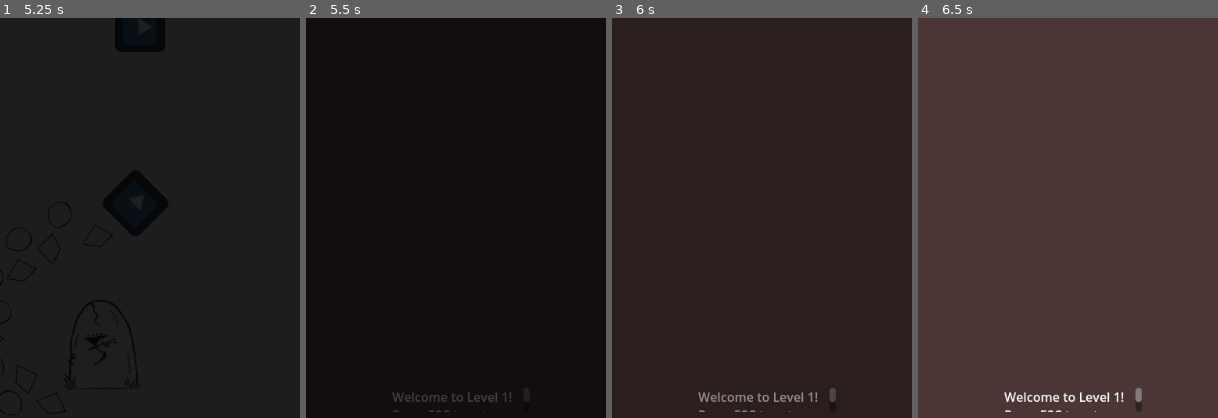
Above: before the commit, frames 1-4 (left to right).
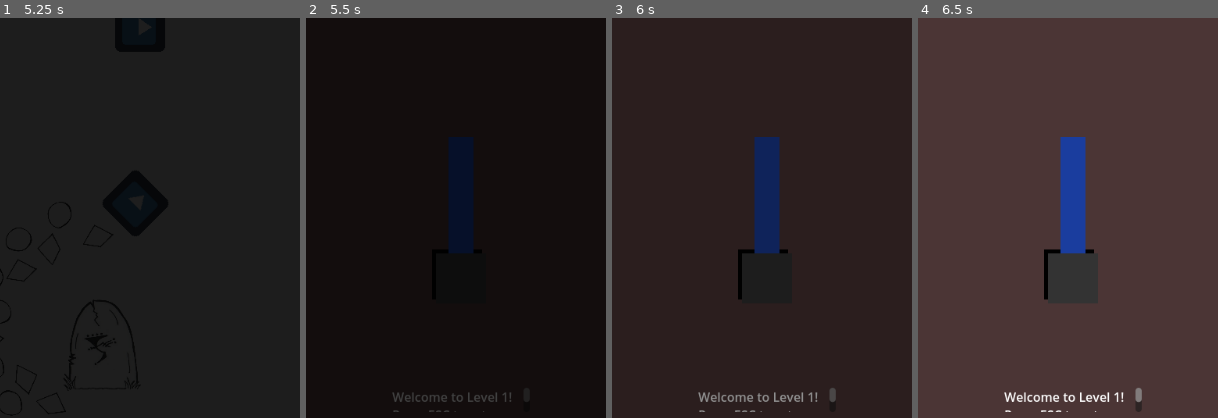
Above: after the commit, the same moments.

Repository: AntonioDell/pip-melville-website
Game: Godot game, scene res://levels/map/map.tscn
Same seed, same stepped clock (60 frames per second), same inputs: the game is played once before the commit and once after it. The engine's default icon, where the game draws it, is replaced by a stand-in: a white triangle on a blue panel in a dark square.
Inputs (mouse positions are % of the whole screen's width and height, from its top left):
- Up to frame 1 (5.25 s): tap Enter at 0.5, 3.5 s; drag from (41, 88) to (60, 28) at 0.52 s; tap Space at 1.25, 4.25 s; drag from (47, 70) to (45, 70) at 1.27 s; move the mouse to (48, 48) at 2.02 s; click (48, 48) at 2.17 s; drag from (16, 62) to (20, 35) at 2.77 s; move the mouse to (80, 65) at 3.52 s; click (80, 65) at 3.67 s; drag from (20, 35) to (35, 25) at 4.27 s; move the mouse to (55, 50) at 5.02 s; click (55, 50) at 5.17 s
- Up to frame 2 (5.5 s): no input
- Up to frame 3 (6 s): drag from (35, 25) to (30, 55) at 5.77 s
- Up to frame 4 (6.5 s): no input
The pictures show only the part of the screen within x 24-74%, y 47-97%; the shares and areas given below are measured in that part.

Frame 1 is identical in both runs. In frame 2, 2.3% of the frame differs, in the area x 47-56%, y 29-59%; in frame 3, 2.7%; in frame 4, 2.8%, in the area x 42-59%, y 29-71%.

Commit message:
feat(gallery): Add lever

Diff:
--- a/levels/gallery/gallery_level.gd
+++ b/levels/gallery/gallery_level.gd
@@ -11,8 +11,6 @@
 @onready var _image_3 := $Images/GalleryFrame3
 
 func _ready():
-	$CanvasLayer/BtnPrevious.visible = false
-	$CanvasLayer/BtnNext.visible = false
 	for gallery_frame in [_image_1, _image_2, _image_3]:
 		gallery_frame.position.y = - gallery_frame.position.y / 2
 		gallery_frame.visible = false
@@ -24,15 +22,12 @@
 
 func _init_gallery():
 	_image_names = DataRepository.get_image_names()
-	_show_current_images(true, true)
+	await _show_current_images(true, true)
+	$Lever.is_blocked = false
 
 
 func _show_current_images(enter_from_left: bool = true, skip_hide_animation: bool = false):
-	$CanvasLayer/BtnPrevious.visible = false
-	$CanvasLayer/BtnNext.visible = false
-
 	_calculate_current_position()
-
 
 	var current_image_names = Array(_image_names).slice(_current_position, _current_position + MAX_IMAGE_COUNT)
 	var visible_images := []
@@ -88,8 +83,6 @@
 		_tween_frame(entry_tween, gallery_frame, positions["visible"][index], TWEEN_DELAY*i, enter_from_left)
 	await entry_tween.finished
 
-	$CanvasLayer/BtnPrevious.visible = true
-	$CanvasLayer/BtnNext.visible = true
 
 func _get_frame_positions(number_of_frames: int) -> Dictionary:
 	var positions := {"entry": [], "visible": [], "exit": []}
@@ -119,17 +112,19 @@
 	tween.tween_callback(func(): frame.start_swinging(move_to_right)).set_delay(delay)
 
 
-func _on_BtnNext_pressed():
-	_current_position = _current_position + MAX_IMAGE_COUNT
-	_show_current_images(true)
-
-
-func _on_BtnPrevious_pressed():
-	_current_position = _current_position - MAX_IMAGE_COUNT
-	_show_current_images(false)
-
 func _calculate_current_position():
 	if _current_position >= _image_names.size():
 		_current_position = 0
 	elif _current_position < 0:
 		_current_position = _image_names.size() - _image_names.size() % MAX_IMAGE_COUNT
+
+
+func _on_Lever_triggered(direction: Vector2):
+	$Lever.is_blocked = true
+	if direction == Vector2.RIGHT:
+		_current_position = _current_position + MAX_IMAGE_COUNT
+		await _show_current_images(true)
+	else:
+		_current_position = _current_position - MAX_IMAGE_COUNT
+		await _show_current_images(false)
+	$Lever.is_blocked = false
--- a/levels/gallery/gallery_level.tscn
+++ b/levels/gallery/gallery_level.tscn
@@ -1,7 +1,8 @@
-[gd_scene load_steps=5 format=3 uid="uid://bqi1775607o20"]
+[gd_scene load_steps=6 format=3 uid="uid://dm4nhjfpckptk"]
 
 [ext_resource type="Script" path="res://levels/gallery/gallery_level.gd" id="1"]
 [ext_resource type="PackedScene" uid="uid://c63js13krq560" path="res://levels/gallery/gallery_frame.tscn" id="2"]
+[ext_resource type="PackedScene" uid="uid://dkid7tq2ada0x" path="res://levels/gallery/lever.tscn" id="3_ngd8j"]
 
 [sub_resource type="Gradient" id="1"]
 offsets = PackedFloat32Array(0)
@@ -110,6 +111,10 @@
 [node name="GalleryFrame3" parent="Images" instance=ExtResource("2")]
 position = Vector2(600, 256)
 
+[node name="Lever" parent="." instance=ExtResource("3_ngd8j")]
+position = Vector2(384, 844)
+is_blocked = true
+
 [node name="CanvasLayer" type="CanvasLayer" parent="."]
 
 [node name="RichTextLabel" type="RichTextLabel" parent="CanvasLayer"]
@@ -128,30 +133,4 @@
 Press ESC to return to Map"
 fit_content_height = true
 
-[node name="BtnNext" type="Button" parent="CanvasLayer"]
-anchors_preset = 6
-anchor_left = 1.0
-anchor_top = 0.5
-anchor_right = 1.0
-anchor_bottom = 0.5
-offset_left = -104.0
-offset_top = 56.0
-offset_right = -62.0
-offset_bottom = 76.0
-grow_horizontal = 0
-grow_vertical = 2
-text = ">"
-
-[node name="BtnPrevious" type="Button" parent="CanvasLayer"]
-anchors_preset = 4
-anchor_top = 0.5
-anchor_bottom = 0.5
-offset_left = 64.0
-offset_top = 56.0
-offset_right = 106.0
-offset_bottom = 76.0
-grow_vertical = 2
-text = "<"
-
-[connection signal="pressed" from="CanvasLayer/BtnNext" to="." method="_on_BtnNext_pressed"]
-[connection signal="pressed" from="CanvasLayer/BtnPrevious" to="." method="_on_BtnPrevious_pressed"]
+[connection signal="triggered" from="Lever" to="." method="_on_Lever_triggered"]
--- /dev/null
+++ b/levels/gallery/lever.gd
@@ -0,0 +1,71 @@
+extends Node2D
+
+
+## direction will be either [Vector2.RIGHT] or [Vector2.LEFT], depending on which direction the lever was pulled
+signal triggered(direction: Vector2)
+
+@export var is_blocked := false
+@export var max_drag_length: float
+@export_range(0, 90, .1) var max_rotation
+@export_exp_easing var rotation_easing: float
+@export_range(0, 90, .1) var max_wiggle: float
+
+
+var _is_dragged := false
+var _is_snapping_back := false
+var _drag_start_position := -Vector2.ONE
+var _mouse_mode: Input.MouseMode
+
+
+@onready var _handle: Node2D = $Handle
+
+
+func _process(delta):
+	if not _is_dragged or _is_snapping_back:
+		return
+	if not Input.is_mouse_button_pressed(MOUSE_BUTTON_LEFT):
+		_is_dragged = false
+		Input.mouse_mode = _mouse_mode
+		return
+
+	_rotate_handle()
+
+
+func _on_GrabArea_input_event(viewport, event, shape_idx):
+	if event is InputEventMouseButton \
+	and Input.is_mouse_button_pressed(MOUSE_BUTTON_LEFT) \
+	and not _is_snapping_back:
+		if is_blocked:
+			_wiggle()
+		else:
+			# Start drag
+			_is_dragged = true
+			_mouse_mode = Input.mouse_mode
+			Input.mouse_mode = Input.MOUSE_MODE_HIDDEN
+			_drag_start_position = event.global_position
+
+
+func _wiggle():
+	var wiggle_tween = create_tween()
+	wiggle_tween.tween_property(_handle, "rotation", deg_to_rad(max_wiggle), .25).set_ease(Tween.EASE_IN)
+	wiggle_tween.tween_property(_handle, "rotation", -deg_to_rad(max_wiggle), .25).set_ease(Tween.EASE_IN)
+	wiggle_tween.tween_property(_handle, "rotation", 0, .5).set_ease(Tween.EASE_IN)
+
+
+func _rotate_handle():
+	var delta_x := get_global_mouse_position().x - _drag_start_position.x
+	var drag_ratio = inverse_lerp(0, max_drag_length, abs(delta_x))
+	var lerped_angle = lerp_angle(0, deg_to_rad(max_rotation), drag_ratio)
+	var eased_angle = clamp(ease(lerped_angle, rotation_easing), 0, deg_to_rad(max_rotation))
+	_handle.rotation = sign(delta_x) * eased_angle
+
+	if abs(_handle.rotation) >= deg_to_rad(max_rotation):
+		_is_dragged = false
+		_is_snapping_back = true
+		Input.warp_mouse(_drag_start_position)
+		Input.mouse_mode = _mouse_mode
+		emit_signal("triggered", Vector2.RIGHT if sign(delta_x) > 0 else Vector2.LEFT)
+		var snap_back_tween := create_tween()
+		snap_back_tween.tween_property(_handle, "rotation", 0, 1).set_ease(Tween.EASE_OUT).set_trans(Tween.TRANS_EXPO)
+		await snap_back_tween.finished
+		_is_snapping_back = false
--- /dev/null
+++ b/levels/gallery/lever.tscn
@@ -0,0 +1,59 @@
+[gd_scene load_steps=9 format=3 uid="uid://dkid7tq2ada0x"]
+
+[ext_resource type="Script" path="res://levels/gallery/lever.gd" id="1_60qto"]
+
+[sub_resource type="Gradient" id="Gradient_rndyq"]
+offsets = PackedFloat32Array(0)
+colors = PackedColorArray(0, 0, 0, 1)
+
+[sub_resource type="GradientTexture2D" id="GradientTexture2D_lv2bf"]
+gradient = SubResource("Gradient_rndyq")
+
+[sub_resource type="Gradient" id="Gradient_svade"]
+offsets = PackedFloat32Array(0)
+colors = PackedColorArray(0.101961, 0.243137, 0.623529, 1)
+
+[sub_resource type="GradientTexture2D" id="GradientTexture2D_aqxgp"]
+gradient = SubResource("Gradient_svade")
+width = 32
+height = 192
+
+[sub_resource type="RectangleShape2D" id="RectangleShape2D_xy10y"]
+size = Vector2(32, 149)
+
+[sub_resource type="Gradient" id="Gradient_lkdgg"]
+offsets = PackedFloat32Array(0.0217391)
+colors = PackedColorArray(0.201527, 0.201527, 0.201527, 1)
+
+[sub_resource type="GradientTexture2D" id="GradientTexture2D_wh4gp"]
+gradient = SubResource("Gradient_lkdgg")
+
+[node name="Lever" type="Node2D"]
+position = Vector2(373, 420)
+script = ExtResource("1_60qto")
+max_drag_length = 200.0
+max_rotation = 45.0
+rotation_easing = 2.163
+max_wiggle = 10.0
+
+[node name="BaseBack" type="Sprite2D" parent="."]
+position = Vector2(-5, -37)
+texture = SubResource("GradientTexture2D_lv2bf")
+
+[node name="Handle" type="Sprite2D" parent="."]
+position = Vector2(0, -21)
+texture = SubResource("GradientTexture2D_aqxgp")
+offset = Vector2(0, -96)
+
+[node name="GrabArea" type="Area2D" parent="Handle"]
+position = Vector2(0, 21)
+
+[node name="CollisionShape2D" type="CollisionShape2D" parent="Handle/GrabArea"]
+position = Vector2(0, -138.5)
+shape = SubResource("RectangleShape2D_xy10y")
+
+[node name="BaseFront" type="Sprite2D" parent="."]
+position = Vector2(0, -32)
+texture = SubResource("GradientTexture2D_wh4gp")
+
+[connection signal="input_event" from="Handle/GrabArea" to="." method="_on_GrabArea_input_event"]
--- a/levels/map/level_indicator.tscn
+++ b/levels/map/level_indicator.tscn
@@ -1,4 +1,4 @@
-[gd_scene load_steps=3 format=3]
+[gd_scene load_steps=3 format=3 uid="uid://r1oh1igoaymx"]
 
 [ext_resource type="Script" path="res://levels/map/level_indicator.gd" id="1"]
 
